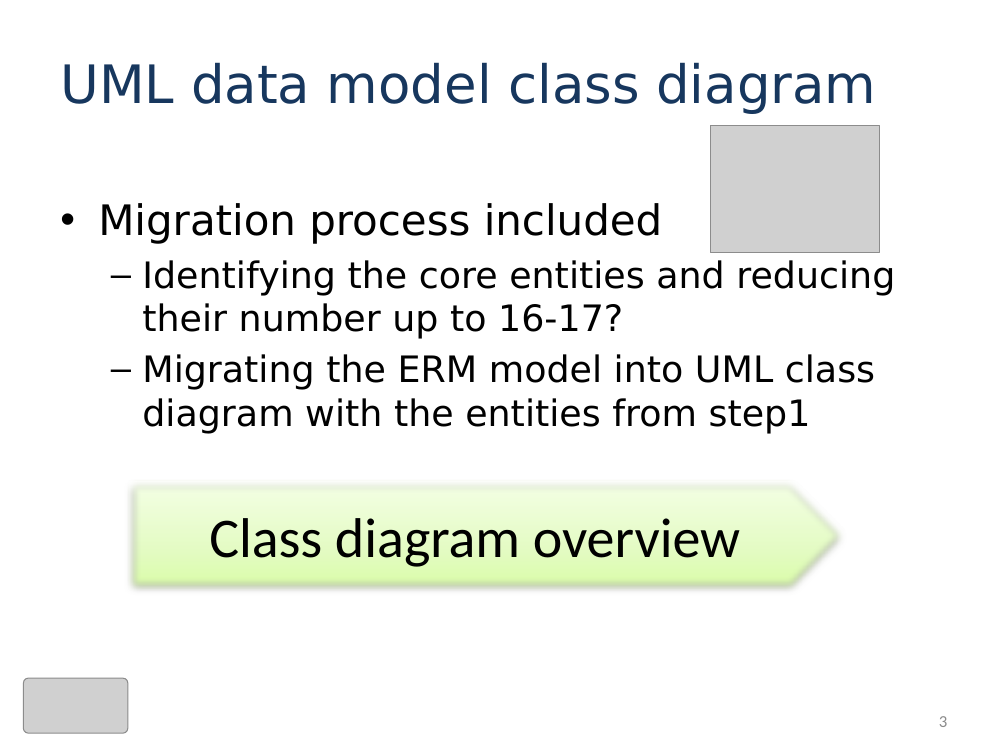
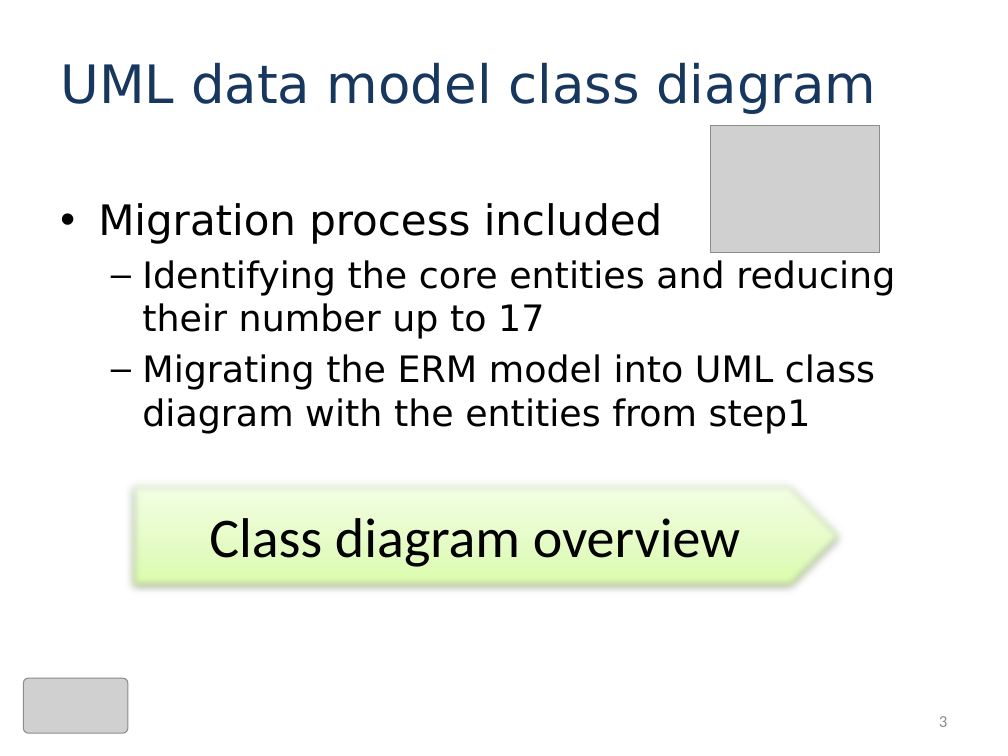
Before and after one commit to Streitwieser/DatabaseLabSS14, a slide deck: slide 3 of UML Modeling Task Team 01 Presentation.pptx. Drawn at 1008x756 pixels with LibreOffice and Linux fonts; fonts in the diff are those of the drawing; grey boxes stand for pictures. Boxes give left, top, right and bottom in pixels: in the first picture for what was removed or moved away, otherwise in the second. Text is boxed around its words. In the diff, an @@ line names an element or a change of style, - is before the commit and + after.

Commit message:
Class diagram reviewed, final version Presentation - just 1 fix of number of classes

```diff
--- a/UML Modeling Task Team 01 Presentation.pptx
+++ b/UML Modeling Task Team 01 Presentation.pptx
@@ text at bbox=[142, 260, 895, 339]: text changed @@
-  – Identifying the core entities and reducing their number up to 16-17?
+  – Identifying the core entities and reducing their number up to 17
```
Also in this commit, not shown: 1 other file.
